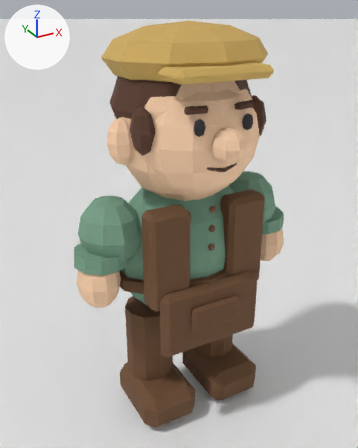
Two versions of the Blender file assets/settler/agentvillage-villager.blend, one commit apart.
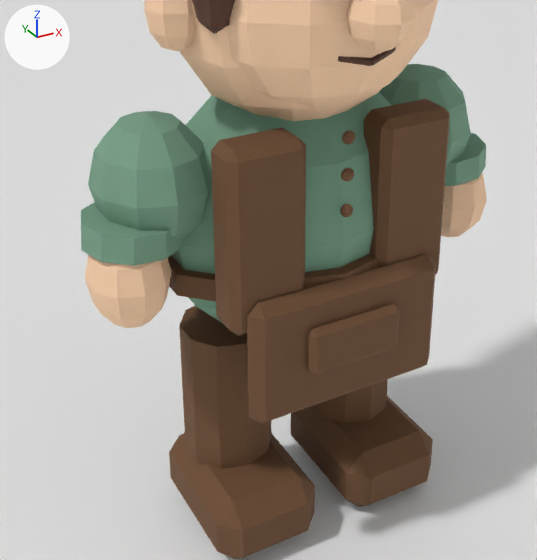
Old and new are each drawn whole from a 50 mm lens placed at (-0.263, -0.47, 0.472), pointed at (-0.007, -0.004, 0.239) and again close up on the part from 9% to 87% of the width and 31% to 96% of the height. Lighting does not change. The marker at upper left points along +X, +Y and +Z. The older version's two pictures come first.

Objects in the first close-up: 'Face', 'Head', 'Left clog', 'Left hand', 'Left rolled sleeve', 'Left trousers', 'Left waistcoat', 'Right clog', 'Right waistcoat', 'Short work apron', 'Studio floor (not exported)', 'Work shirt' and 15 more.
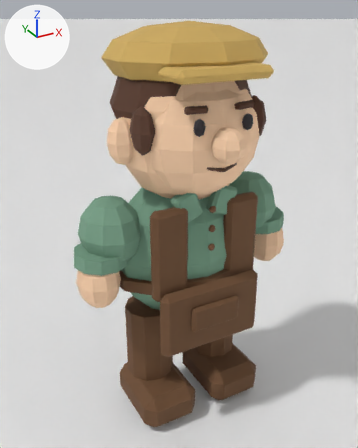
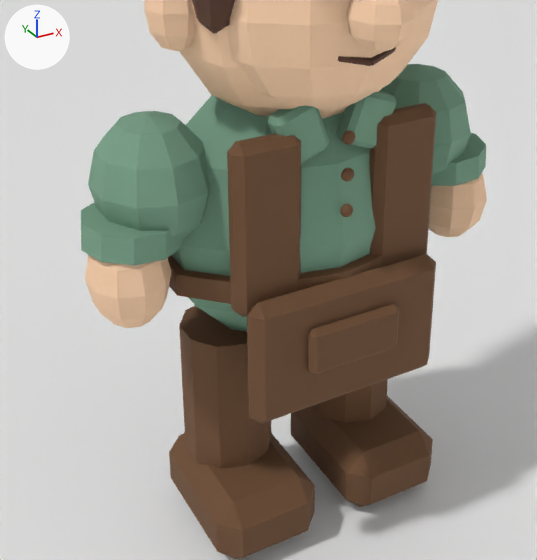
Pixel boxes (x1, y1, x2, y2) of what changed, in the close-ups (537 x 560 px):
'Left waistcoat', reshaped, moved (22% narrower, 12% shorter)
    before: (211, 127, 306, 336)
    after: (227, 133, 301, 317)
'Right waistcoat', reshaped, moved (22% narrower, 7% shorter)
    before: (364, 99, 450, 275)
    after: (369, 103, 436, 266)
'Left collar', added
    after: (268, 106, 329, 163)
'Right collar', added
    after: (337, 91, 396, 149)

The change in detail:
me_cube_010 is used by ob_left_waistcoat; location (-0.048, -0.051, 0.225).
me_cube_010 had 24 vertices, 26 faces and spanned x -0.024..0.024, y -0.0135..0.0135, z -0.056..0.056.
me_cube_010 now has 24 vertices, 26 faces and spans x -0.021..0.021, y -0.0075..0.0075, z -0.0525..0.0525.
me_cube_010 part 1: 24 of 24 vertices moved; they spanned x -0.024..0.024, y -0.0135..0.0135, z -0.056..0.056 and now span x -0.021..0.021, y -0.0075..0.0075, z -0.0525..0.0525; mean shift (0.0, 0.0, 0.0).
me_cube_012 is used by ob_right_waistcoat; location (0.048, -0.051, 0.225).
me_cube_012 had 24 vertices, 26 faces and spanned x -0.024..0.024, y -0.0135..0.0135, z -0.056..0.056.
me_cube_012 now has 24 vertices, 26 faces and spans x -0.021..0.021, y -0.0075..0.0075, z -0.0525..0.0525.
me_cube_012 part 2: 24 of 24 vertices moved; they spanned x -0.024..0.024, y -0.0135..0.0135, z -0.056..0.056 and now span x -0.021..0.021, y -0.0075..0.0075, z -0.0525..0.0525; mean shift (0.0, 0.0, 0.0).
Mesh me_cube_023 is new.
It has 24 vertices, 26 faces and spans x -0.0135..0.0135, y -0.007..0.007, z -0.016..0.016.
It uses material mat_tunic (greyish green #739981).
Mesh me_cube_020 is new.
It has 24 vertices, 26 faces and spans x -0.0135..0.0135, y -0.007..0.007, z -0.016..0.016.
It uses material mat_tunic (greyish green #739981).
Object 'Left waistcoat' (ob_left_waistcoat) moves from (-0.048, -0.051, 0.225) to (-0.045, -0.052, 0.229).
Object 'Right waistcoat' (ob_right_waistcoat) moves from (0.048, -0.051, 0.225) to (0.045, -0.052, 0.229).
Object 'Right collar' (ob_right_collar) is new; it shows me_cube_023.
Its location is (0.022, -0.048, 0.279).
Its rotation in degrees is (0, 20, 0).
Object 'Left collar' (ob_left_collar) is new; it shows me_cube_020.
Its location is (-0.022, -0.048, 0.279).
Its rotation in degrees is (0, -20, 0).
